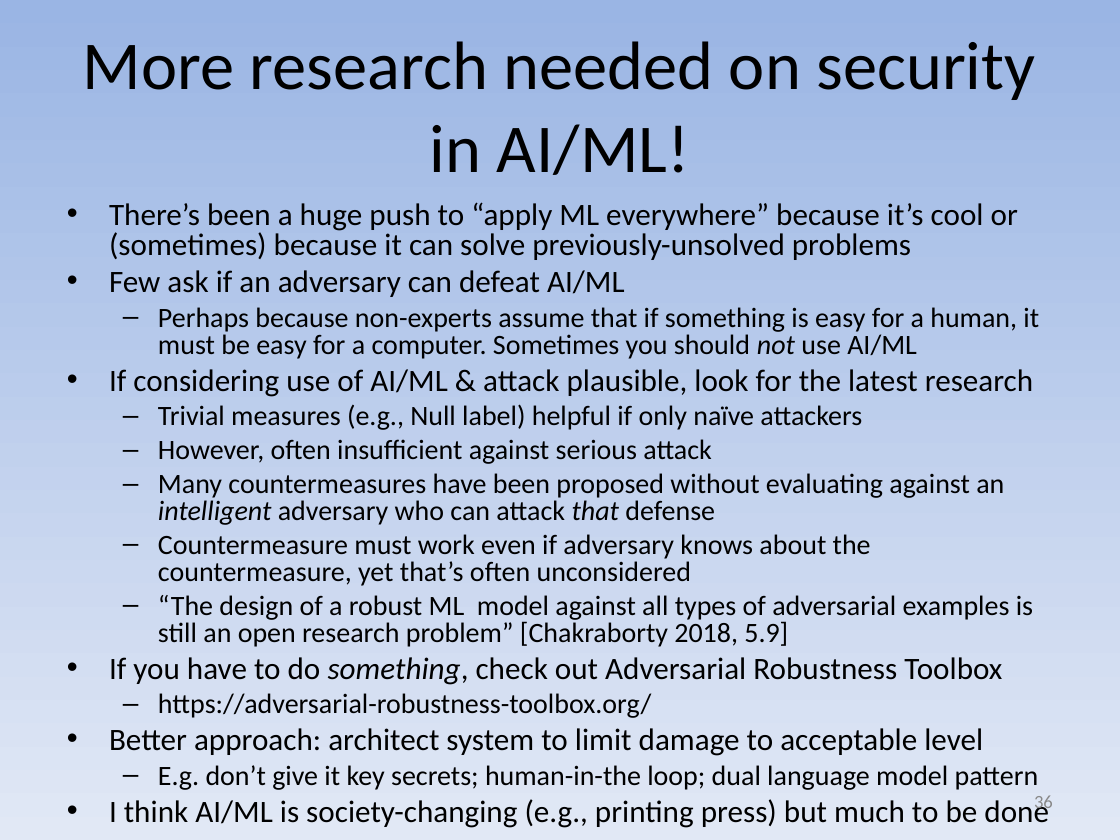
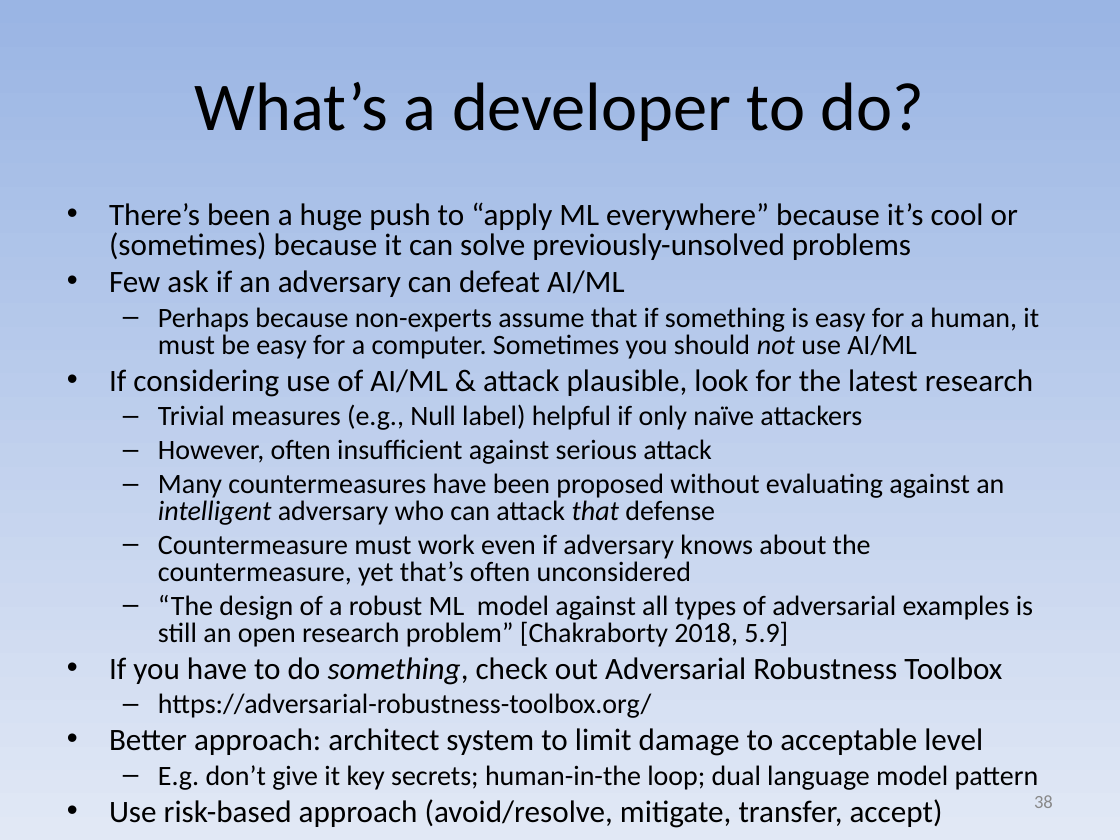
Before and after one commit to david-a-wheeler/david-a-wheeler.github.io, a slide deck: slide 38 of secure-class/presentations/AI-ML-Security.ppt (slide 36 before the commit). Drawn at 1120x840 pixels with LibreOffice and Linux fonts; fonts in the diff are those of the drawing. Boxes give left, top, right and bottom in pixels: in the first picture for what was removed or moved away, otherwise in the second. Text is boxed around its words. In the diff, an @@ line names an element or a change of style, - is before the commit and + after.

```diff
--- a/secure-class/presentations/AI-ML-Security.ppt
+++ b/secure-class/presentations/AI-ML-Security.ppt
@@ title at [194, 82, 925, 141]: text changed @@
-More research needed on security in AI/ML!
+What’s a developer to do?
@@ text at [109, 799, 943, 828]: text changed @@
-• I think AI/ML is society-changing (e.g., printing press) but much to be done
+• Use risk-based approach (avoid/resolve, mitigate, transfer, accept)
@@ page number at [1034, 795, 1053, 808]: text changed @@
-36
+38
```
Also in this commit, not shown: 11 other slides changed, 3 slides added.
